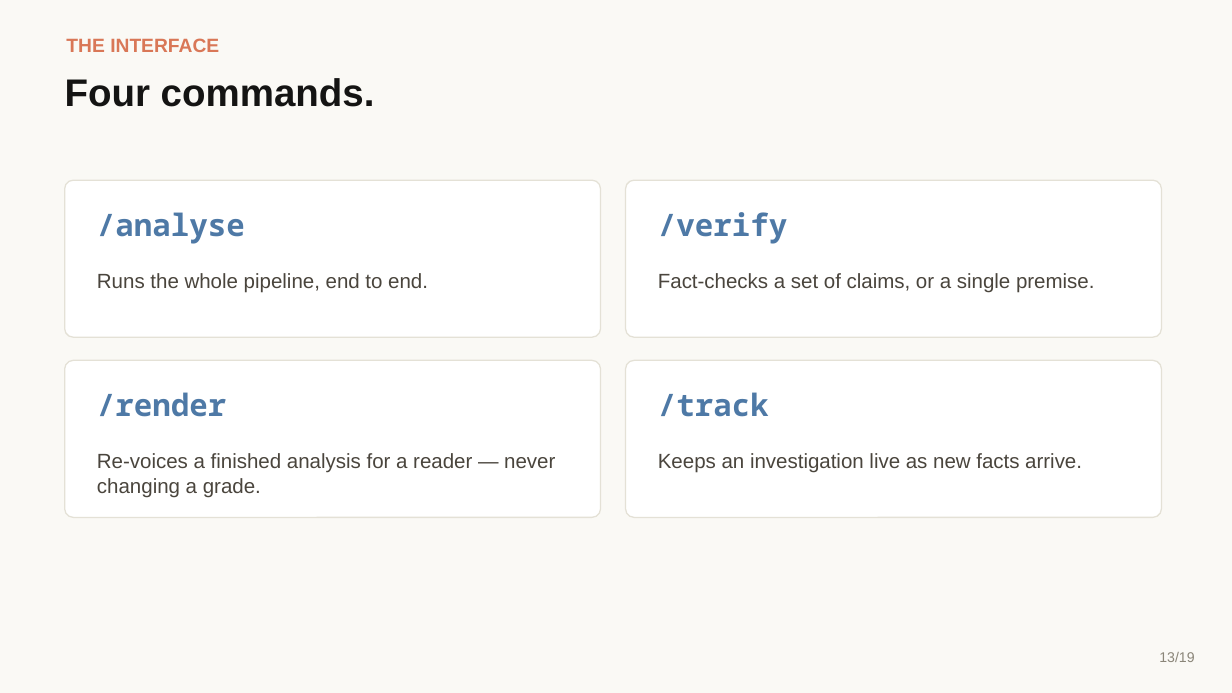
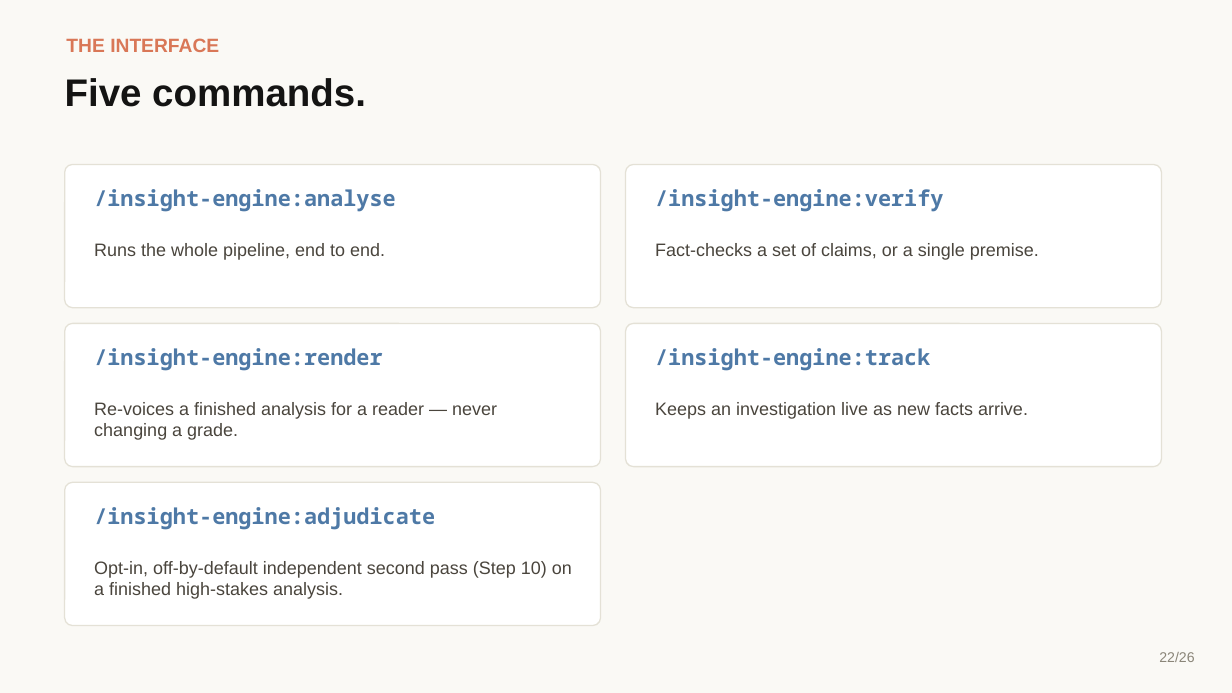
Before and after one commit to ComplexAR/Insight-Engine, a slide deck: slide 22 of Presentation/Insight-Engine-Explainer.pptx (slide 13 before the commit). Drawn at 1232x693 pixels with LibreOffice and Linux fonts; fonts in the diff are those of the drawing. Boxes give left, top, right and bottom in pixels: in the first picture for what was removed or moved away, otherwise in the second. Text is boxed around its words. In the diff, an @@ line names an element or a change of style, - is before the commit and + after.

Commit message:
Update explainer deck, script, and generator
Update the chaptered explainer to the 26-slide build: a uniform 12-box
"How it works" map with the invoking command on every step, the 1-12
numbering, dedicated Render (Step 11) and Track (Step 12) slides, and
the model-choice regrouping (adjudication mechanics followed by the two
model-choice slides).

```diff
--- a/Presentation/Insight-Engine-Explainer.pptx
+++ b/Presentation/Insight-Engine-Explainer.pptx
@@ text at box(65, 78, 366, 107): text changed @@
-Four commands.
+Five commands.
@@ rounded rectangle: place and size @@
-rounded rectangle at box(65, 180, 601, 337)
+rounded rectangle at box(65, 165, 601, 308)
@@ rounded rectangle: place and size @@
-rounded rectangle at box(626, 180, 1162, 337)
+rounded rectangle at box(626, 165, 1162, 308)
@@ text at box(94, 189, 396, 212): text changed; size 24 to 17 pt @@
-/analyse
+/insight-engine:analyse
@@ text at box(655, 189, 943, 212): text changed; size 24 to 17 pt @@
-/verify
+/insight-engine:verify
@@ text "Runs the whole pipeline, end ...": place and size @@
-text "Runs the whole pipeline, end ..." at box(97, 273, 428, 293)
+text "Runs the whole pipeline, end ..." at box(94, 243, 385, 260)
@@ text "Fact-checks a set of claims, ...": place and size @@
-text "Fact-checks a set of claims, ..." at box(658, 273, 1095, 293)
+text "Fact-checks a set of claims, ..." at box(655, 243, 1039, 260)
@@ rounded rectangle: place and size @@
-rounded rectangle at box(65, 360, 601, 518)
+rounded rectangle at box(65, 323, 601, 467)
@@ rounded rectangle: place and size @@
-rounded rectangle at box(626, 360, 1162, 518)
+rounded rectangle at box(626, 323, 1162, 467)
@@ text at box(94, 348, 382, 371): text changed; size 24 to 17 pt @@
-/render
+/insight-engine:render
@@ text at box(655, 348, 930, 371): text changed; size 24 to 17 pt @@
-/track
+/insight-engine:track
@@ text "Re-voices a finished analysis for ...": place and size @@
-text "Re-voices a finished analysis for ..." at box(97, 453, 555, 498)
+text "Re-voices a finished analysis for ..." at box(94, 402, 497, 440)
@@ size 16 to 14 pt in 4 elements at box(655, 243, 1039, 260), box(94, 243, 385, 260), box(94, 402, 497, 440), box(655, 402, 1028, 419) @@
@@ text "Keeps an investigation live as ...": place and size @@
-text "Keeps an investigation live as ..." at box(658, 453, 1082, 473)
+text "Keeps an investigation live as ..." at box(655, 402, 1028, 419)
@@ rounded rectangle added at box(65, 482, 601, 626), fill #FFFFFF, outline #E4E1D6 1 pt @@
@@ text added at box(94, 507, 435, 530), 17 pt, text #4E79A6, bold @@
+/insight-engine:adjudicate
@@ text added at box(94, 561, 572, 599), 14 pt, text #4A453D @@
+Opt-in, off-by-default independent second pass (Step 10) on a finished high-stakes analysis.
@@ text at box(1159, 652, 1194, 662): text changed @@
-13/19
+22/26
```
Also in this commit, not shown: 17 other slides changed, 8 slides added, 1 slide removed, 2 other files.
